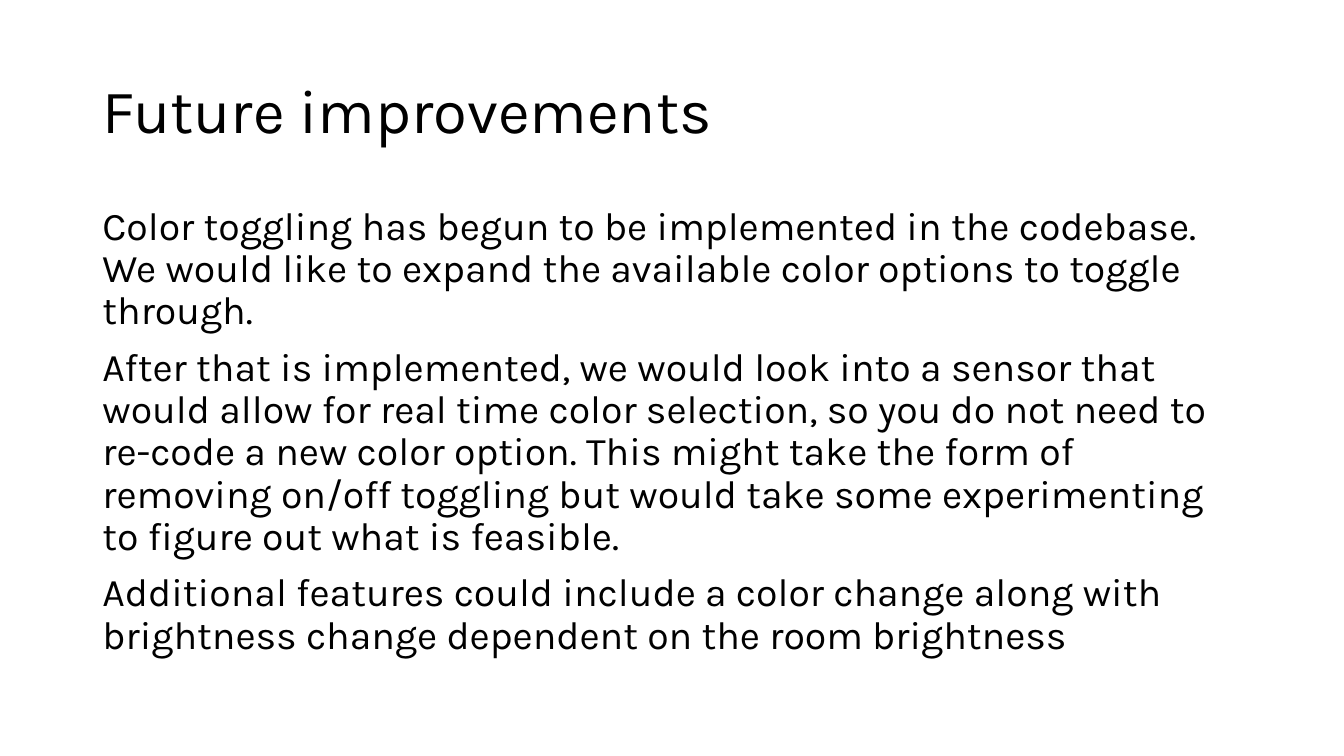
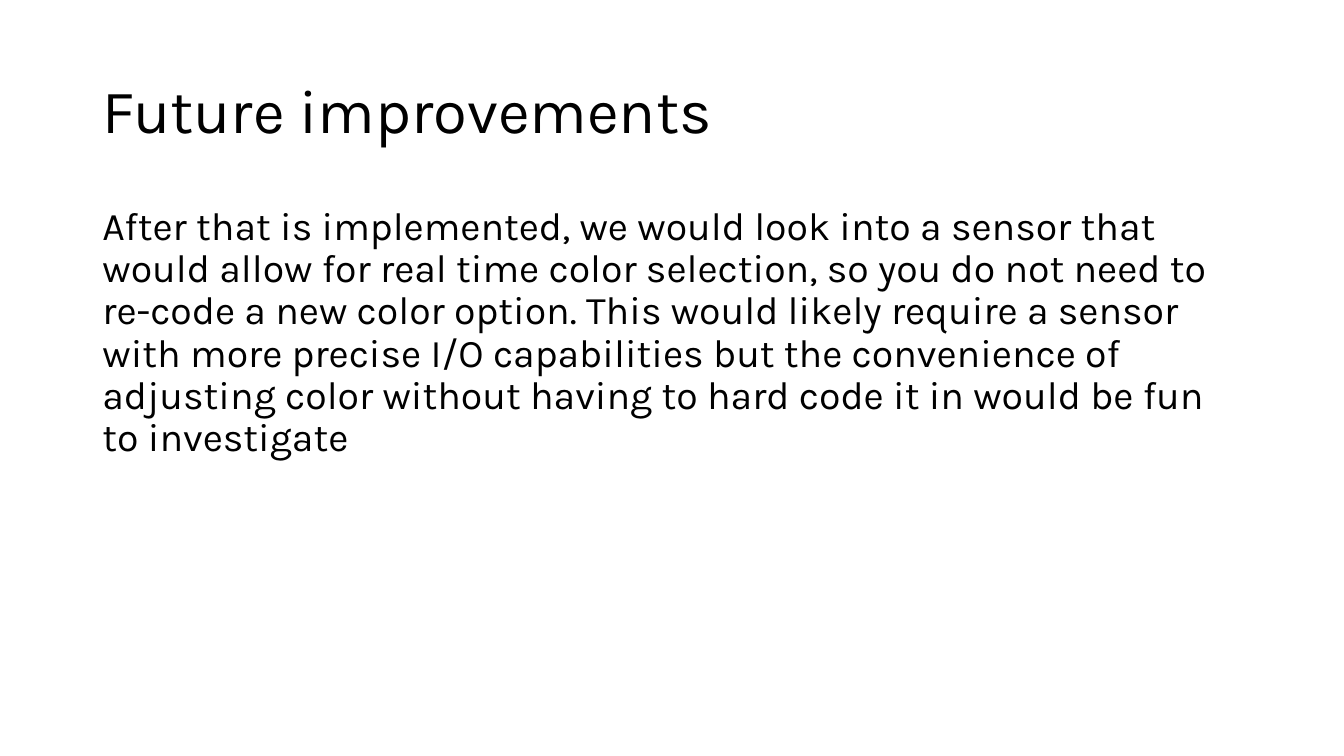
Before and after one commit to AidanCioppa04/Adaptive-LED-Strip, a slide deck: slide 7 of PrjPhase3/Adaptive LED Strip.pptx (slide 6 before the commit). Drawn at 1344x756 pixels with LibreOffice and Linux fonts; fonts in the diff are those of the drawing. Boxes give left, top, right and bottom in pixels: in the first picture for what was removed or moved away, otherwise in the second. Text is boxed around its words. In the diff, an @@ line names an element or a change of style, - is before the commit and + after.

```diff
--- a/PrjPhase3/Adaptive LED Strip.pptx
+++ b/PrjPhase3/Adaptive LED Strip.pptx
@@ text at (102,213,1206,461): text changed @@
-Color toggling has begun to be implemented in the codebase. We would like to expand the available color options to toggle through.
-After that is implemented, we would look into a sensor that would allow for real time color selection, so you do not need to re-code a new color option. This might take the form of removing on/off toggling but would take some experimenting to figure out what is feasible.
-Additional features could include a color change along with brightness change dependent on the room brightness
+After that is implemented, we would look into a sensor that would allow for real time color selection, so you do not need to re-code a new color option. This would likely require a sensor with more precise I/O capabilities but the convenience of adjusting color without having to hard code it in would be fun to investigate
```
Also in this commit, not shown: 2 slides added.
